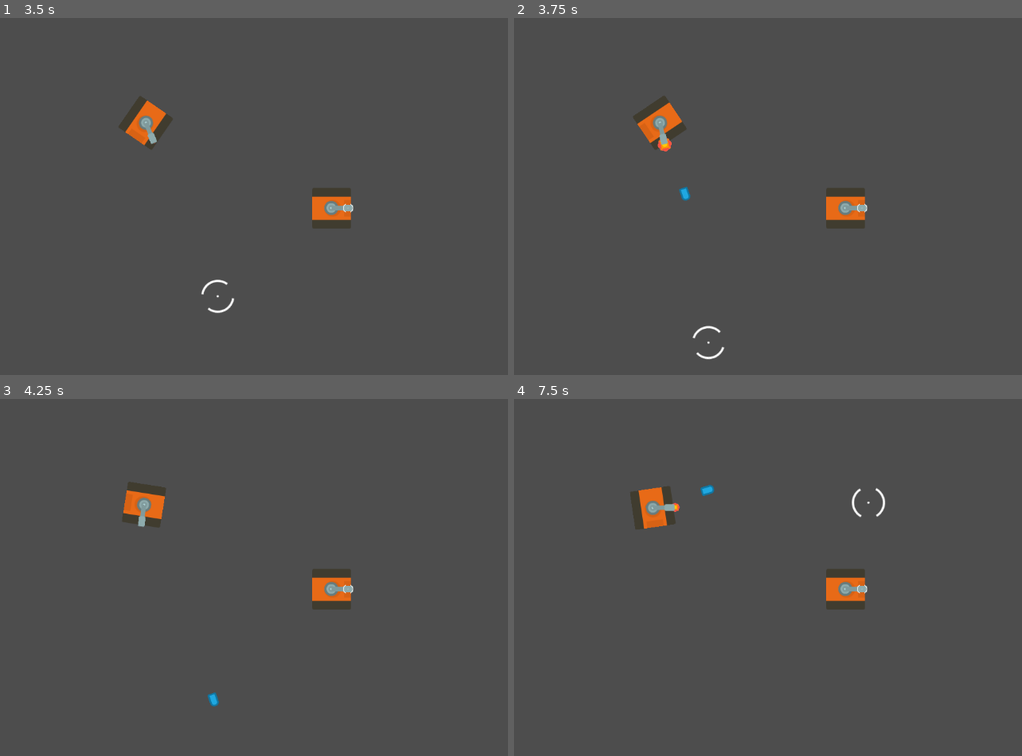
Above: before the commit, frames 1-4 (two rows, left to right).
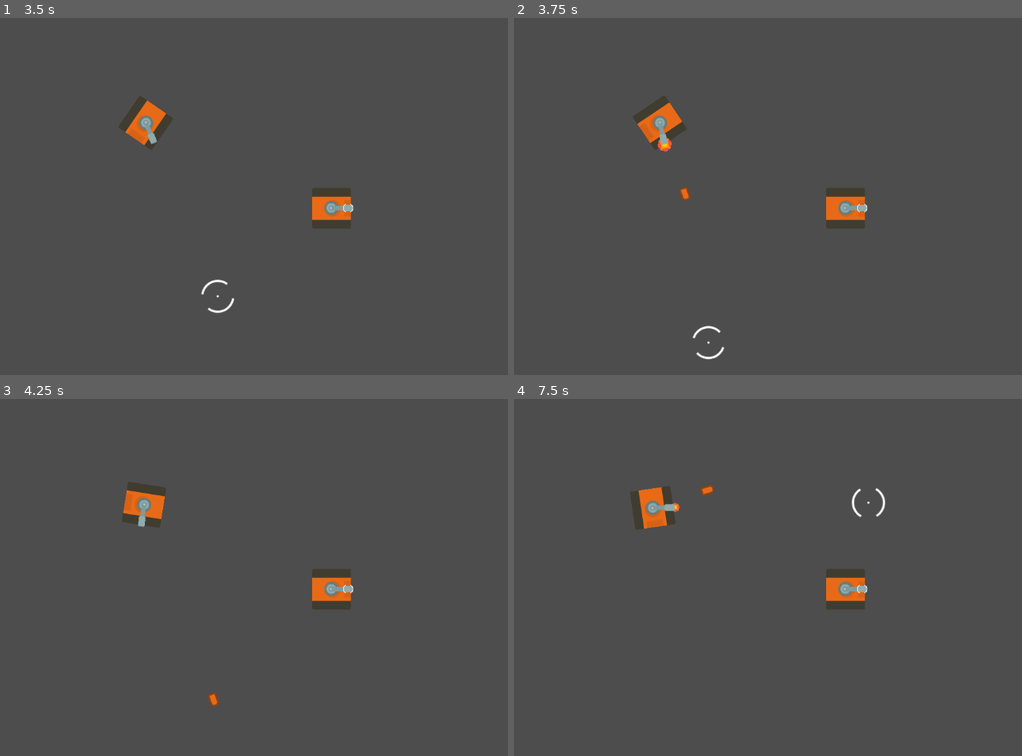
Above: after the commit, the same moments.

Repository: KakCmambnporpawwucmow/tanks_kidz
Game: Godot game, scene res://layers/test.tscn
Two runs of this game, one before a commit and one after it. Both use one fixed random seed, a clock stepped at 60 frames per second and the inputs below.
Inputs (mouse positions are in pixels of both pictures, inside the frame that each line leads up to):
- Up to frame 1 (3.5 s): tap Enter at 0.5 s; move the mouse to (431, 178) at 0.52 s; hold E (ammo_ap) 0.53-1.28 s; hold D (rotate_right) 0.53-2.03 s; tap W (move_forward) at 0.77, 1.52, 3.02 s; move the mouse to (167, 214) at 1.27 s; tap R (ammo_he) at 1.35 s; move the mouse to (355, 117) at 2.02 s; hold A (rotate_left) 2.03-2.78 s; hold F (ammo_heat) 2.03-2.78 s; move the mouse to (259, 267) at 2.77 s; hold D (rotate_right) from 2.78 s (still down); tap C (ammo_missile) at 2.85 s
- Up to frame 2 (3.75 s): keep holding D (rotate_right); move the mouse to (996, 250) at 3.52 s; press the mouse at (996, 250) at 3.53 s
- Up to frame 3 (4.25 s): keep holding D (rotate_right); tap W (move_forward) at 3.77 s
- Up to frame 4 (7.5 s): move the mouse to (615, 523) at 4.27 s; release D (rotate_right) at 4.28 s; release the mouse at (615, 523) at 4.28 s; hold A (rotate_left) 4.28-5.03 s; tap E (ammo_ap) at 4.35 s; tap W (move_forward) at 4.52, 6.02, 6.77 s; move the mouse to (839, 577) at 5.02 s; hold D (rotate_right) 5.03-5.78 s; hold R (ammo_he) 5.03-5.78 s; move the mouse to (712, 488) at 5.77 s; hold A (rotate_left) 5.78-7.28 s; tap F (ammo_heat) at 5.85 s; move the mouse to (945, 559) at 6.52 s; hold C (ammo_missile) 6.53-7.28 s; move the mouse to (681, 595) at 7.27 s; hold D (rotate_right) from 7.28 s (still down); click (681, 595) at 7.35 s

Frame 1 is identical in both runs. In frame 2, less than 0.1% of the frame differs, in the area x 32-35%, y 47-52%; in frame 3, less than 0.1%; in frame 4, less than 0.1%.
Error in both runs: Invalid call. Nonexistent function 'get_remaining_ammo' in base 'Node (WeaponSystem)'. (res://entities/tanks/base/tank.gd:78)

Commit message:
UPDATE
Замена спрайтов снарядов на стоковые.

Diff:
--- a/entities/projectiles/ap_round.tscn
+++ b/entities/projectiles/ap_round.tscn
@@ -1,7 +1,7 @@
 [gd_scene load_steps=3 format=3 uid="uid://dwuu5fjugl025"]
 
 [ext_resource type="PackedScene" uid="uid://cb5lh0m66sxsf" path="res://entities/projectiles/projectile.tscn" id="1_77q60"]
-[ext_resource type="Texture2D" uid="uid://bujjlwtp52vgs" path="res://assets/graphics/projectiles/he_shell.png" id="2_dri8i"]
+[ext_resource type="Texture2D" uid="uid://dvi5v10167436" path="res://assets/graphics/projectiles/ap_shell.png" id="2_dri8i"]
 
 [node name="Projectile" instance=ExtResource("1_77q60")]
 initial_speed = 500.0
--- a/entities/projectiles/he_round.tscn
+++ b/entities/projectiles/he_round.tscn
@@ -1,11 +1,10 @@
 [gd_scene load_steps=3 format=3 uid="uid://dlq2qdqk1qn31"]
 
 [ext_resource type="PackedScene" uid="uid://cb5lh0m66sxsf" path="res://entities/projectiles/projectile.tscn" id="1_i37io"]
-[ext_resource type="Texture2D" uid="uid://bxx8b70nmy7hn" path="res://assets/graphics/projectiles/heat_shell.png" id="2_ns17x"]
+[ext_resource type="Texture2D" uid="uid://bujjlwtp52vgs" path="res://assets/graphics/projectiles/he_shell.png" id="2_ns17x"]
 
 [node name="Projectile" instance=ExtResource("1_i37io")]
 initial_speed = 200.0
-describe = "High-Explosive"
 
 [node name="view" parent="." index="2"]
 position = Vector2(-4.0000005, 4.172325e-07)
--- a/entities/projectiles/heat_round.tscn
+++ b/entities/projectiles/heat_round.tscn
@@ -1,10 +1,9 @@
 [gd_scene load_steps=3 format=3 uid="uid://bwpcipxppj87x"]
 
 [ext_resource type="PackedScene" uid="uid://cb5lh0m66sxsf" path="res://entities/projectiles/projectile.tscn" id="1_7wrv0"]
-[ext_resource type="Texture2D" uid="uid://dvi5v10167436" path="res://assets/graphics/projectiles/ap_shell.png" id="2_v2ry8"]
+[ext_resource type="Texture2D" uid="uid://bxx8b70nmy7hn" path="res://assets/graphics/projectiles/heat_shell.png" id="2_v2ry8"]
 
 [node name="Projectile" instance=ExtResource("1_7wrv0")]
-describe = "HEAT"
 
 [node name="view" parent="." index="2"]
 position = Vector2(-4.0000005, 0)
